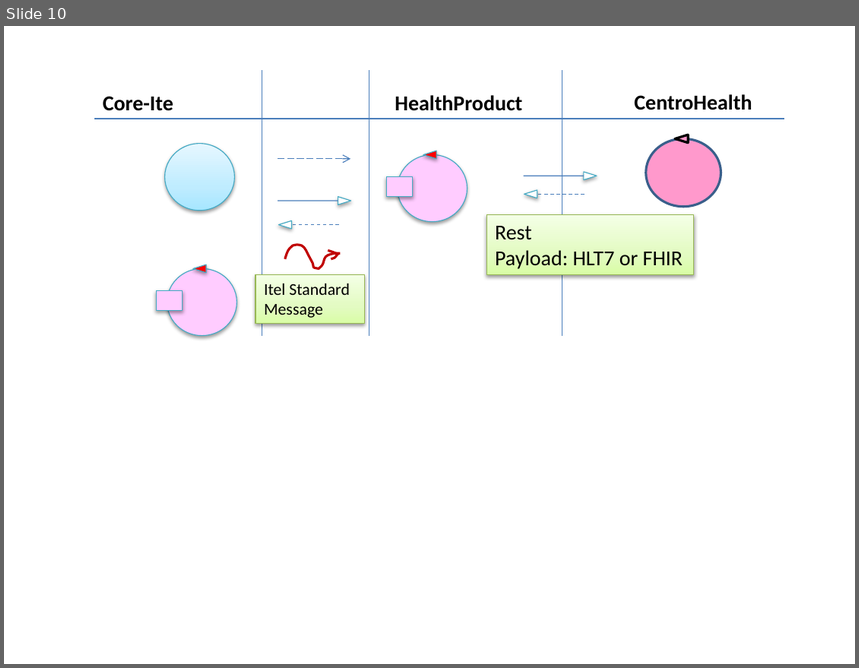
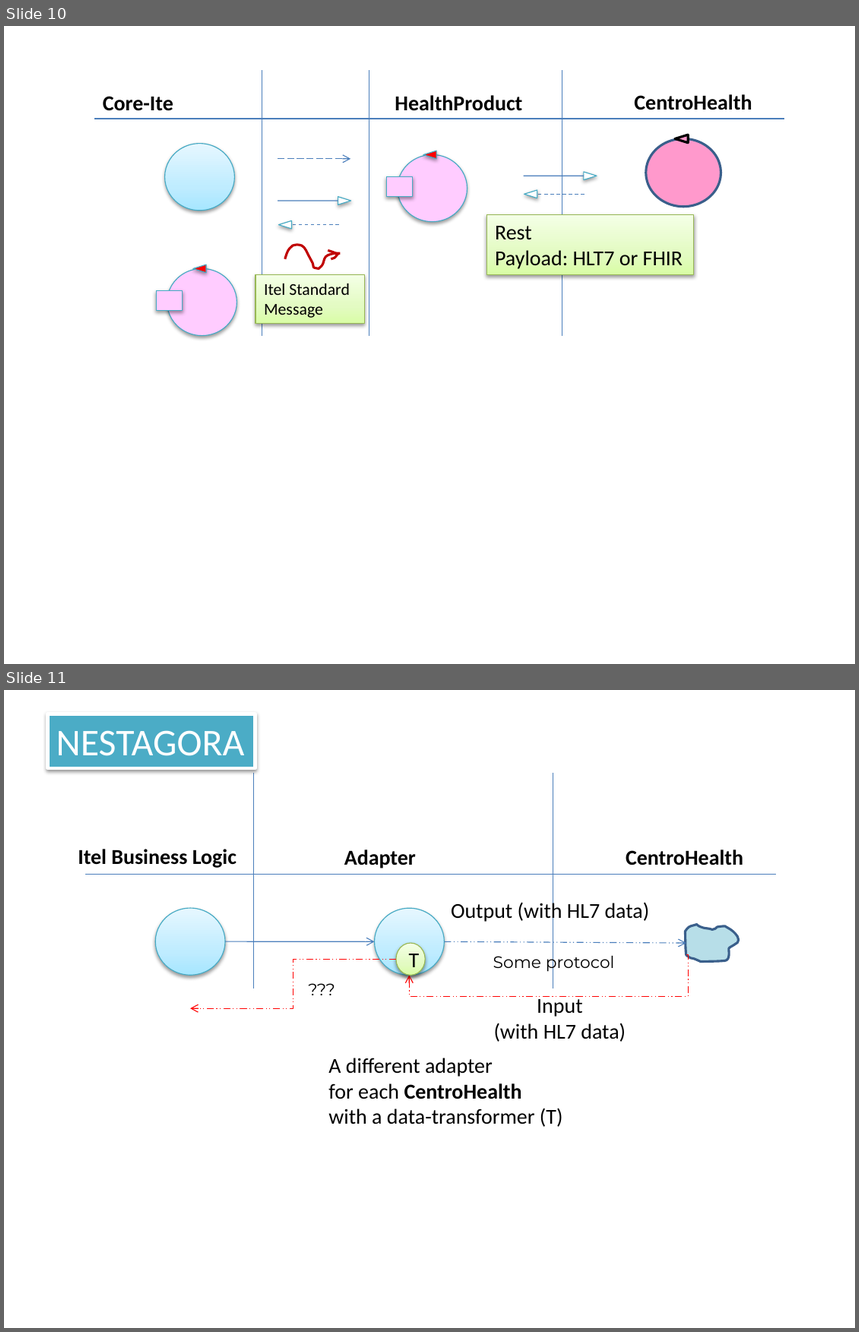
Before and after one commit to anatali/natMaterial, a slide deck: health/userDocs/UniboFigs.pptx. Shown one above the other, each under a label of ours: slide 10 before the commit, slides 10 and 11 after it. The pictures are 859x668 and 859x1332 pixels, drawn with LibreOffice and Linux fonts; fonts in the diff are those of the drawing. Boxes give left, top, right and bottom in pixels: in the first picture for what was removed or moved away, otherwise in the second. Text is boxed around its words. In the diff, an @@ line names an element or a change of style, - is before the commit and + after.

```diff
--- a/health/userDocs/UniboFigs.pptx
+++ b/health/userDocs/UniboFigs.pptx
@@ slide 11 added at bbox=[4, 690, 855, 1328], background #FFFFFF @@
@@ rectangle added at bbox=[48, 714, 256, 768], fill #4BACC6, outline #FFFFFF 3 pt, 32 pt, text #FFFFFF @@
+NESTAGORA
@@ line added from (253, 773) to (253, 989), #4B7EBC 0.75 pt @@
@@ line added from (553, 773) to (553, 989), #4B7EBC 0.75 pt @@
@@ text added at bbox=[78, 849, 237, 868], 18 pt, text #000000, bold @@
+Itel Business Logic
@@ text added at bbox=[344, 850, 416, 869], 18 pt, text #000000, bold @@
+Adapter
@@ text added at bbox=[626, 850, 743, 866], 18 pt, text #000000, bold @@
+CentroHealth
@@ line added from (86, 874) to (776, 874), #4B7EBC 0.75 pt @@
@@ ellipse added at bbox=[155, 908, 225, 975], fill gradient #A7E6FF to #C1EDFF to #E7F8FF, outline #46AAC5 0.75 pt @@
@@ ellipse added at bbox=[374, 908, 444, 975], fill gradient #A7E6FF to #C1EDFF to #E7F8FF, outline #46AAC5 0.75 pt @@
@@ text added at bbox=[451, 901, 650, 923], 18 pt, text #000000 @@
+Output (with HL7 data)
@@ freeform shape added at bbox=[685, 925, 739, 962], fill #B7DEE8, outline #3A5F8C 2 pt @@
@@ elbow arrow added from (396, 959) to (190, 1008), #FF0000 0.75 pt dashed @@
@@ arrow added from (225, 942) to (374, 942), #4B7EBC 0.75 pt @@
@@ ellipse added at bbox=[396, 943, 425, 975], fill gradient #DAFDA7 to #E4FCC2 to #F5FFE7, outline #98B955 0.75 pt, 18 pt, text #000000 @@
+T
@@ elbow arrow added from (686, 954) to (409, 975), #FF0000 0.75 pt dashed @@
@@ arrow added from (444, 942) to (686, 943), #4B7EBC 0.75 pt dashed @@
@@ text added at bbox=[493, 952, 615, 972], 14 pt, text #000000 @@
+Some protocol
@@ text added at bbox=[300, 975, 348, 1004], 14 pt, text #000000 @@
+???
@@ text added at bbox=[494, 996, 626, 1042], 18 pt, text #000000 @@
+Input
+(with HL7 data)
@@ text added at bbox=[329, 1058, 563, 1127], 18 pt, text #000000 @@
+A different adapter
+for each CentroHealth
+with a data-transformer (T)
```
Also in this commit, not shown: 1 other slide added, 15 other files.
